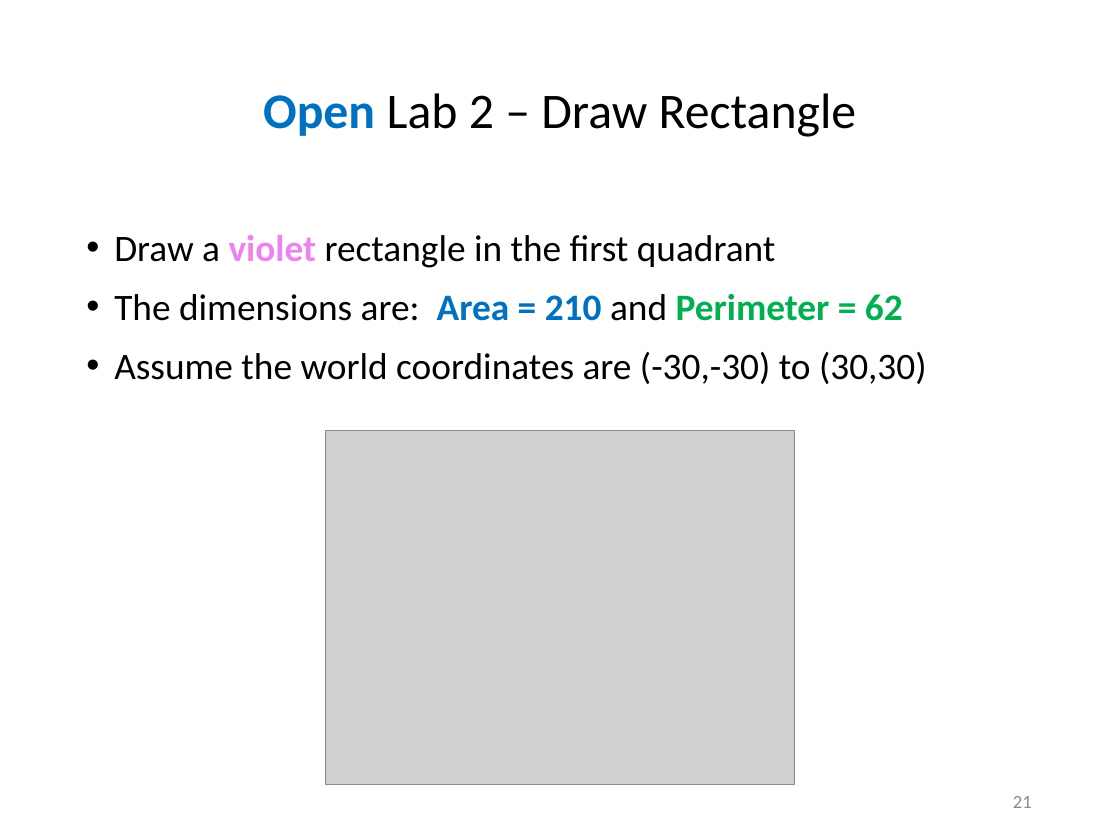
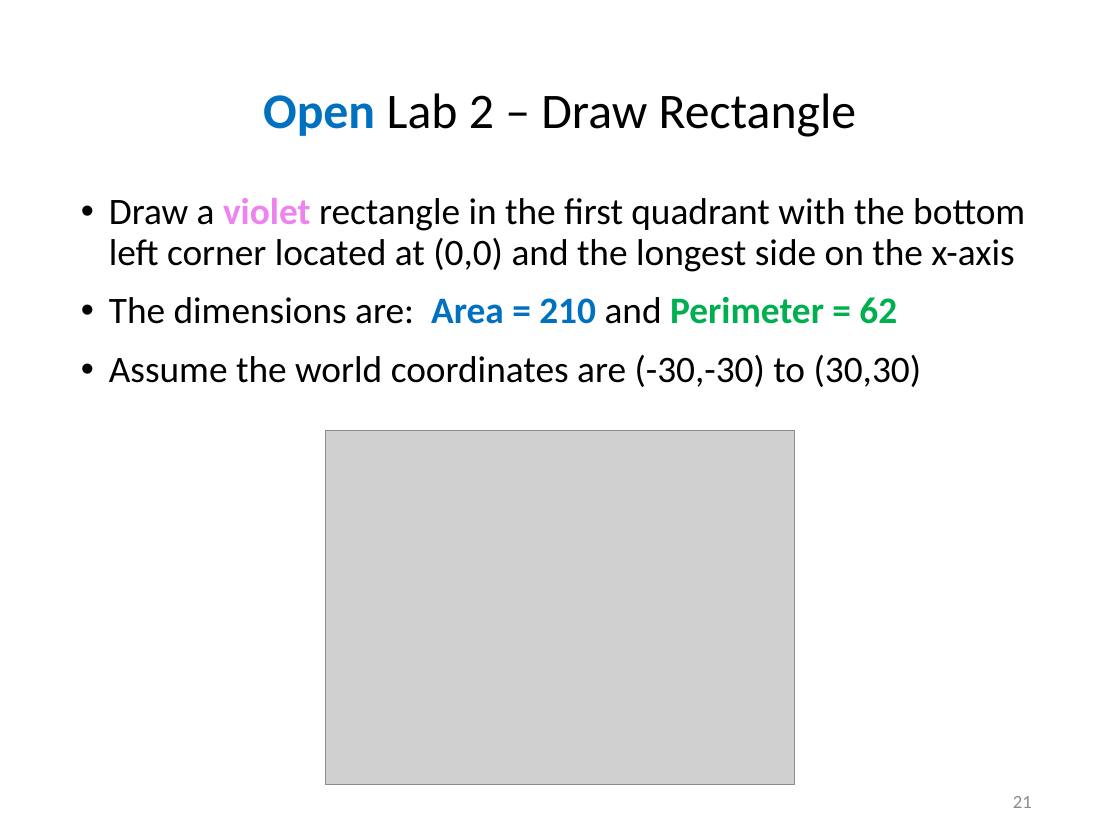
Before and after one commit to dbiersach/scicomp301-cpp-linux, a slide deck: slide 21 of session05/Session 05 - 2D Graphics, Polar Coordinates.pptx. Drawn at 1120x840 pixels with LibreOffice and Linux fonts; fonts in the diff are those of the drawing; grey boxes stand for pictures. Boxes give left, top, right and bottom in pixels: in the first picture for what was removed or moved away, otherwise in the second. Text is boxed around its words. In the diff, an @@ line names an element or a change of style, - is before the commit and + after.

```diff
--- a/session05/Session 05 - 2D Graphics, Polar Coordinates.pptx
+++ b/session05/Session 05 - 2D Graphics, Polar Coordinates.pptx
@@ text "Draw a violet rectangle in ..." moved from (x1=114, y1=235, x2=927, y2=384) to (x1=109, y1=198, x2=1025, y2=387) @@
@@ text at (x1=109, y1=198, x2=1025, y2=272): text changed @@
-• Draw a violet rectangle in the first quadrant
+• Draw a violet rectangle in the first quadrant with the bottom left corner located at (0,0) and the longest side on the x-axis
```
Also in this commit, not shown: 8 other slides changed, 1 other file.
